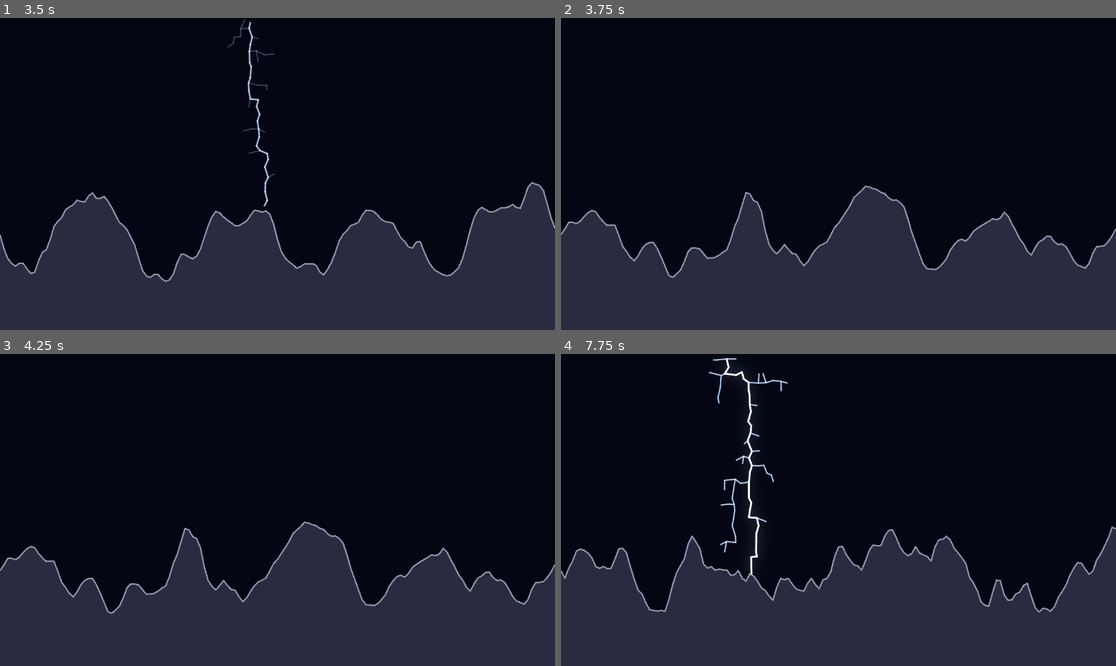
Above: before the commit, frames 1-4 (two rows, left to right).
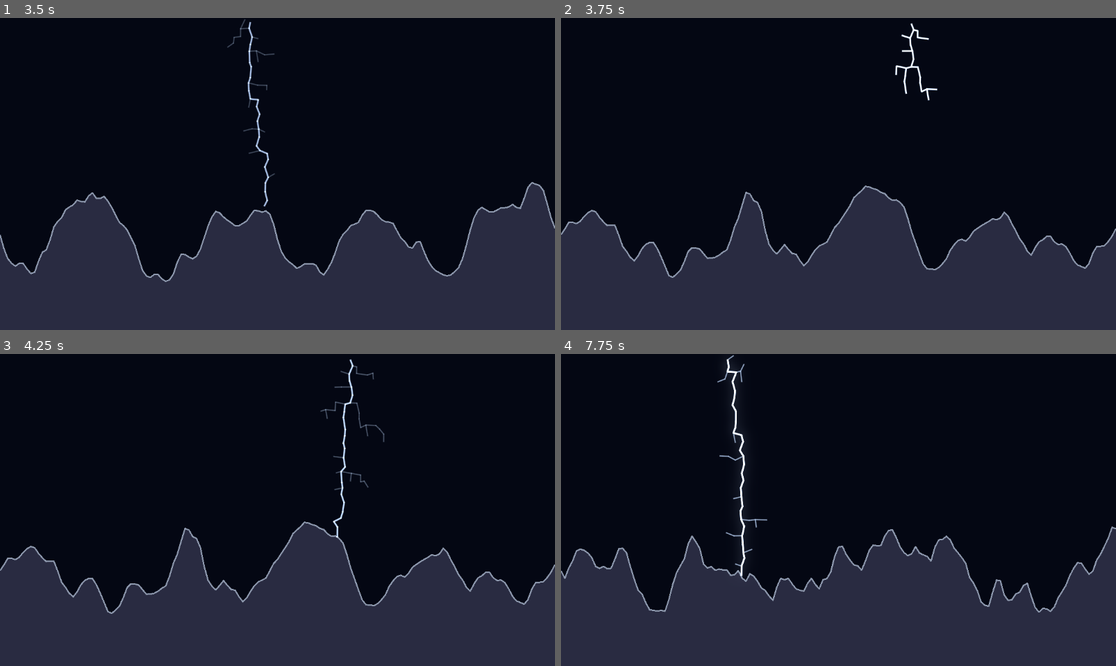
Above: after the commit, the same moments.

Repository: choe050919/lightning-sim
Game: Godot game, scene res://scenes/main.tscn
The game is run twice, just before and just after one commit, with the same random seed, the same clock (stepped at 60 frames per second) and the same inputs.
Inputs (mouse positions are in pixels of both pictures, inside the frame that each line leads up to):
- Up to frame 1 (3.5 s): tap Enter at 0.5, 2.75 s; move the mouse to (399, 158) at 0.52 s; hold Right 0.53-1.28 s; tap R every 0.75 s from 0.6 to 2.85 s; click (399, 158) at 0.67 s; move the mouse to (166, 189) at 1.27 s; hold Down 1.28-2.03 s; tap Space at 2 s; move the mouse to (333, 105) at 2.02 s; hold Right 2.03-2.78 s; move the mouse to (249, 236) at 2.77 s; hold Up from 2.78 s (still down); click (249, 236) at 2.92 s
- Up to frame 2 (3.75 s): move the mouse to (1005, 220) at 3.52 s; release Up at 3.53 s; hold A from 3.53 s (still down); tap R at 3.6 s
- Up to frame 3 (4.25 s): keep holding A
- Up to frame 4 (7.75 s): move the mouse to (672, 463) at 4.27 s; tap R every 0.75 s from 4.35 to 7.35 s; tap Space at 5 s; move the mouse to (866, 510) at 5.02 s; release A at 5.03 s; hold Down 5.03-5.78 s; click (866, 510) at 5.17 s; move the mouse to (755, 432) at 5.77 s; hold Right 5.78-6.53 s; tap Enter at 6.5 s; move the mouse to (960, 494) at 6.52 s; hold Up 6.53-7.28 s; move the mouse to (727, 525) at 7.27 s; hold Right from 7.28 s (still down); click (727, 525) at 7.42 s

Frame 1 is identical in both runs. In frame 2, 0.3% of the frame differs, in the area x 60-68%, y 1-27%; in frame 3, 0.5%; in frame 4, 1.2%, in the area x 26-41%, y 0-72%.

Commit message:
Add auto-strike (storm) mode
- auto_strike toggle (inspector checkbox + 'A' key at runtime) fires bolts at
  random x positions on a random interval (auto_interval_min..max), only while
  idle so they don't overlap

Co-Authored-By: Claude Opus 4.8 <noreply@anthropic.com>

Diff:
--- a/src/lightning/lightning.gd
+++ b/src/lightning/lightning.gd
@@ -7,7 +7,7 @@
 ##   - 채널/시작점(구름) = φ=0,  도착 경계(지형 표면 아래) = φ=1
 ##   - strike()는 격자만 세팅하고, _process에서 프레임마다 조금씩 성장시킨다(실시간 리더).
 ##
-## 좌클릭 → 클릭한 x 위치 상단에서 방전 시작.
+## 좌클릭 → 클릭한 x 위치 상단에서 방전 시작. A키 → 자동 낙뢰(스톰) 모드 토글.
 
 # 격자 셀 상태.
 const ST_EMPTY := 0
@@ -58,6 +58,14 @@
 ## 지면 도달 후 귀환뇌격 전환(주채널 번쩍·곁가지 정착)에 걸리는 시간(초).
 @export var settle_time := 0.12
 
+@export_group("Auto Strike")
+## 켜면 무작위 위치에 자동으로 번개가 친다(스톰 모드). 실행 중 A키로도 토글.
+@export var auto_strike := false
+## 자동 낙뢰 사이 간격(초)의 최소.
+@export var auto_interval_min := 0.5
+## 자동 낙뢰 사이 간격(초)의 최대. 매 낙뢰마다 [min, max]에서 무작위로 정해진다.
+@export var auto_interval_max := 2.0
+
 var _gw := 0
 var _gh := 0
 var _phi := PackedFloat32Array()
@@ -74,12 +82,18 @@
 var _fade := 1.0
 var _steps := 0 # 누적 성장 스텝(상한 체크용)
 var _struck := 0.0 # 귀환뇌격 전환 정도(0=성장 중 리더, 1=주채널 번쩍 완료)
+var _auto_timer := 0.0 # 다음 자동 낙뢰까지 남은 시간(초)
 
 func _unhandled_input(event: InputEvent) -> void:
 	if event is InputEventMouseButton:
 		var mb := event as InputEventMouseButton
 		if mb.pressed and mb.button_index == MOUSE_BUTTON_LEFT:
 			strike(get_global_mouse_position().x)
+	elif event is InputEventKey:
+		var k := event as InputEventKey
+		if k.pressed and not k.echo and k.physical_keycode == KEY_A:
+			auto_strike = not auto_strike
+			print("[lightning] auto_strike=", auto_strike)
 
 # --- DBM 한 방 계산 ----------------------------------------------------------
 
@@ -276,7 +290,13 @@
 # --- 애니메이션 / 렌더 --------------------------------------------------------
 
 func _process(delta: float) -> void:
-	if _phase == Phase.GROWING:
+	if _phase == Phase.IDLE:
+		if auto_strike:
+			_auto_timer -= delta
+			if _auto_timer <= 0.0:
+				_auto_timer = randf_range(auto_interval_min, auto_interval_max)
+				strike(randf() * get_viewport_rect().size.x)
+	elif _phase == Phase.GROWING:
 		_grow_step()
 		queue_redraw()
 	elif _phase == Phase.FADING:
